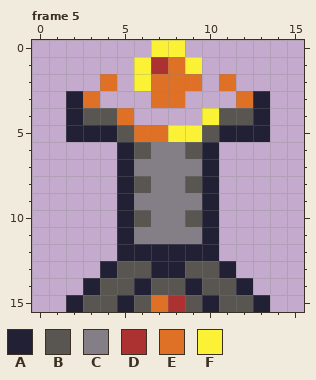
Pixel-art file: Assets/Sprites/Towers/Sprite-Fire.ase. The picture above was drawn from the file before the commit.
16x16 pixels, 5 frames. Shown: frame 5. The commit also changed other frames, which this record leaves out.
Palette (. is transparent): A #222034  B #595652  C #847e87  D #ac3232  E #df7126  F #fbf236
Pixels before, frame 5, first column x 2:
 0 .....FF.....
 1 ....FDEF....
 2 ..E.FEEE.E..
 3 AE...EE...EA
 4 ABBE....FBBA
 5 AAABEEFFBAAA
 6 ...ABCCBA...
 7 ...ACCCCA...
 8 ...ABCCBA...
 9 ...ACCCCA...
10 ...ABCCBA...
11 ...ACCCCA...
12 ...AAAAAA...
13 ..ABBAABBA..
14 .ABBABBABBA.
15 ABBABEDBABBA
New version:
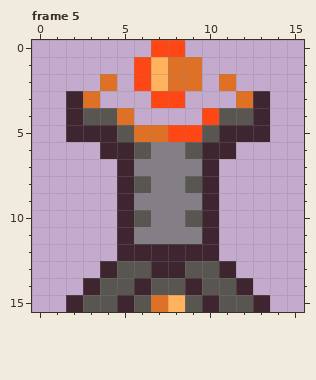
Difference:
colour A: #222034 -> #3e2530
colour D: #ac3232 -> #ffb35e
colour F: #fbf236 -> #ff4716
Changed rows in their new state; - is a pixel that keeps its letter.
Frame 5:
first column x 4:
 1 -----E--
 2 ---D----
 3 ---FF---
 6 A------A
